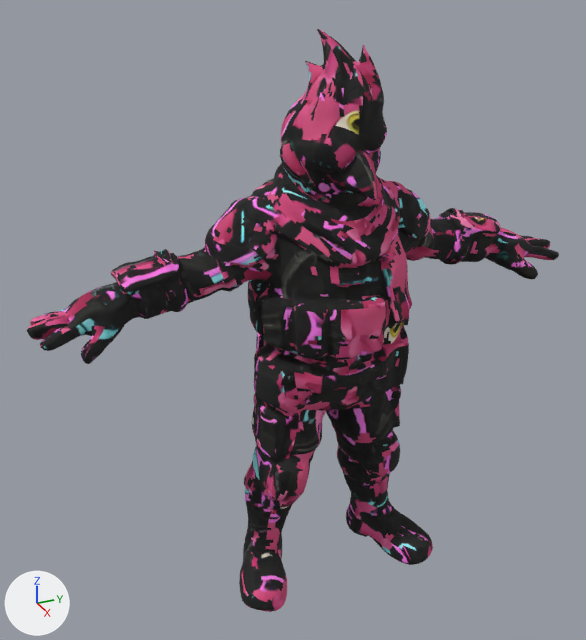
An edit to the Blender file Assets/Blender/Crimson2.blend, drawn before and after from the same camera.
One viewpoint serves both versions: a 50 mm lens placed at (1.162, -0.588, 0.606), pointed at (-0.03, -0.052, 0.01). Every picture has the same lights, and +X, +Y and +Z are marked at lower left. The older version comes first.

The first picture shows 'tripo_node_a6abb3a4'.
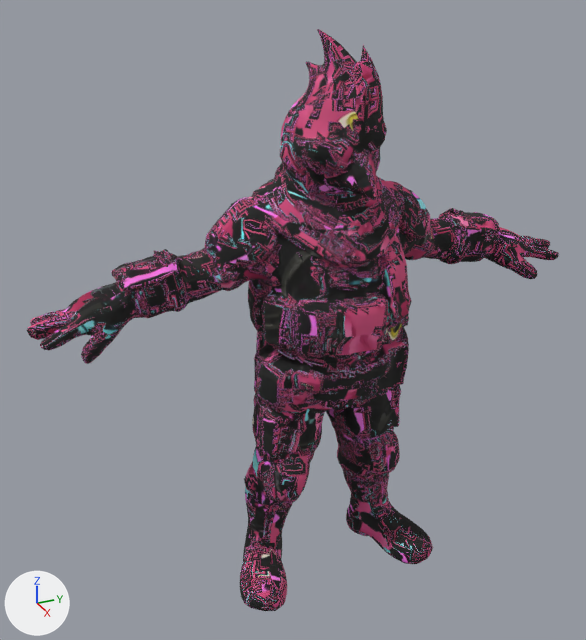
The change, as a diff of the scene's bpy script:
```diff
--- a/Assets/Blender/Crimson2.blend.py
+++ b/Assets/Blender/Crimson2.blend.py
@@ ob_tripo_node_a6abb3a4 @@
 ob_tripo_node_a6abb3a4.location = (0.0, 0.0, 0.0)
+_m = ob_tripo_node_a6abb3a4.modifiers.new('Decimate', 'DECIMATE')
+_m.decimate_type = 'UNSUBDIV'
+_m.iterations = 2
```

Location of each change, (x1, y1, x2, y2) in pixels of the pictures (586 x 640 px):
'tripo_node_a6abb3a4', modifiers changed: before (27, 29, 559, 612); after (27, 29, 559, 611)
